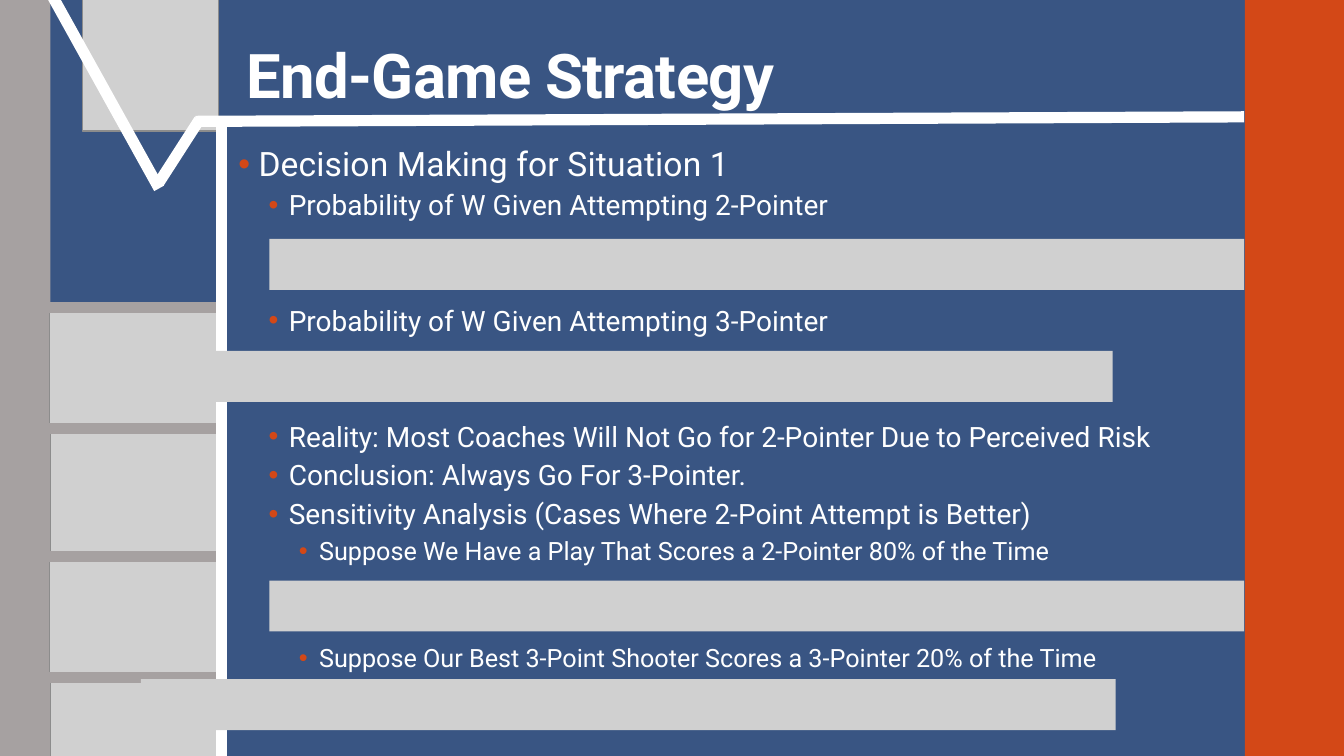
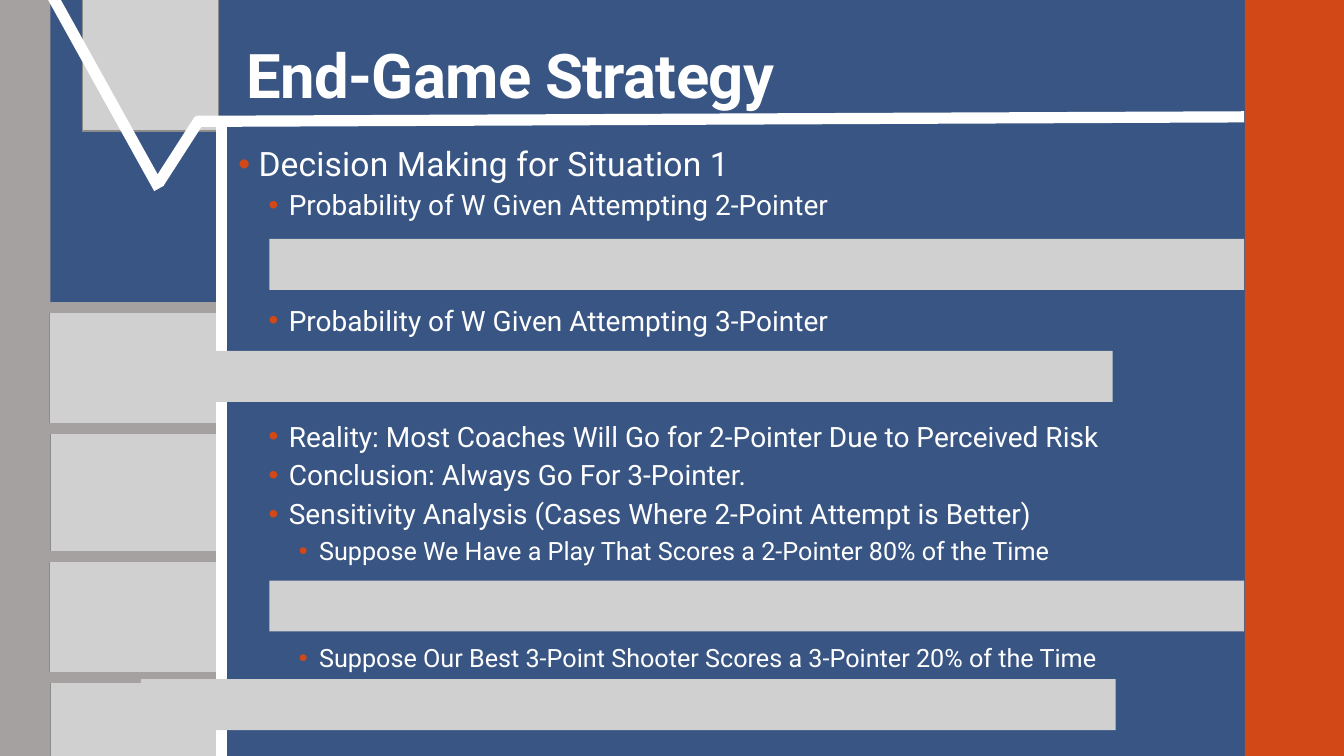
Before and after one commit to SuperMarioGiacomazzo/STOR538_WEBSITE, a slide deck: slide 5 of Slides/Basketball 6/Basketball_6_Lecture.pptx. Drawn at 1344x756 pixels with LibreOffice and Linux fonts; fonts in the diff are those of the drawing; grey boxes stand for pictures. Boxes give left, top, right and bottom in pixels: in the first picture for what was removed or moved away, otherwise in the second. Text is boxed around its words. In the diff, an @@ line names an element or a change of style, - is before the commit and + after.

```diff
--- a/Slides/Basketball 6/Basketball_6_Lecture.pptx
+++ b/Slides/Basketball 6/Basketball_6_Lecture.pptx
@@ text at <box>289,425,1098,453</box>: text changed @@
-  • Reality: Most Coaches Will Not Go for 2-Pointer Due to Perceived Risk
+  • Reality: Most Coaches Will Go for 2-Pointer Due to Perceived Risk
```
Also in this commit, not shown: 2 other slides changed, 1 other file.
